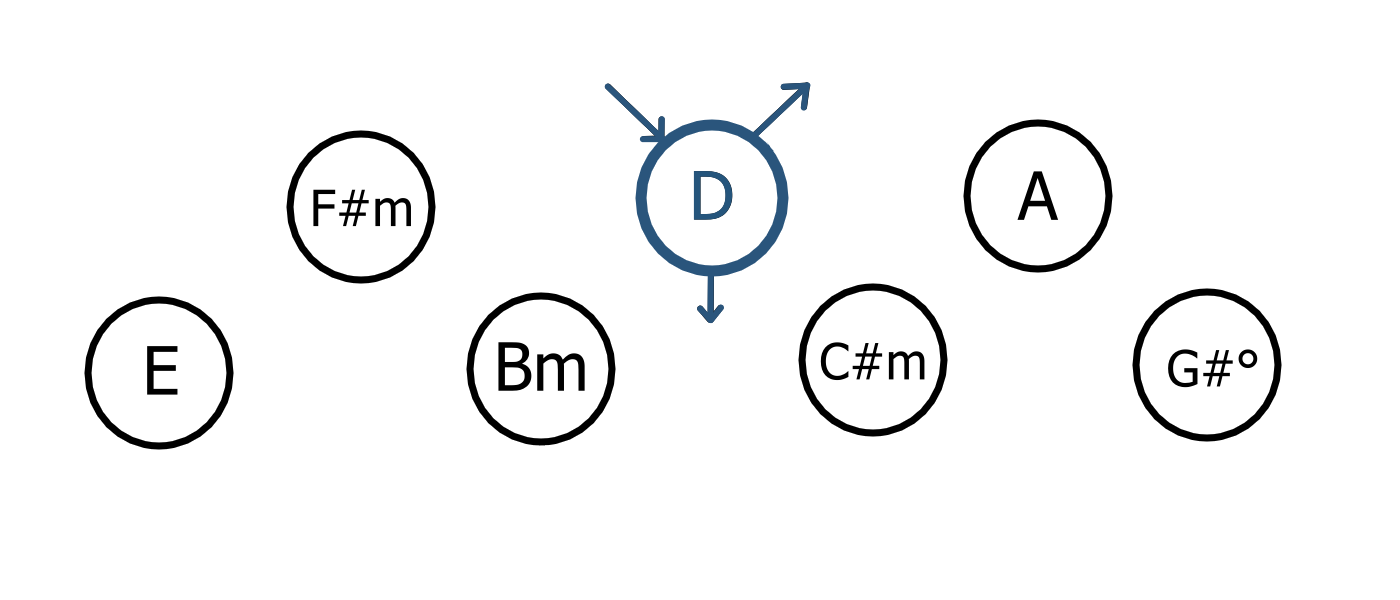
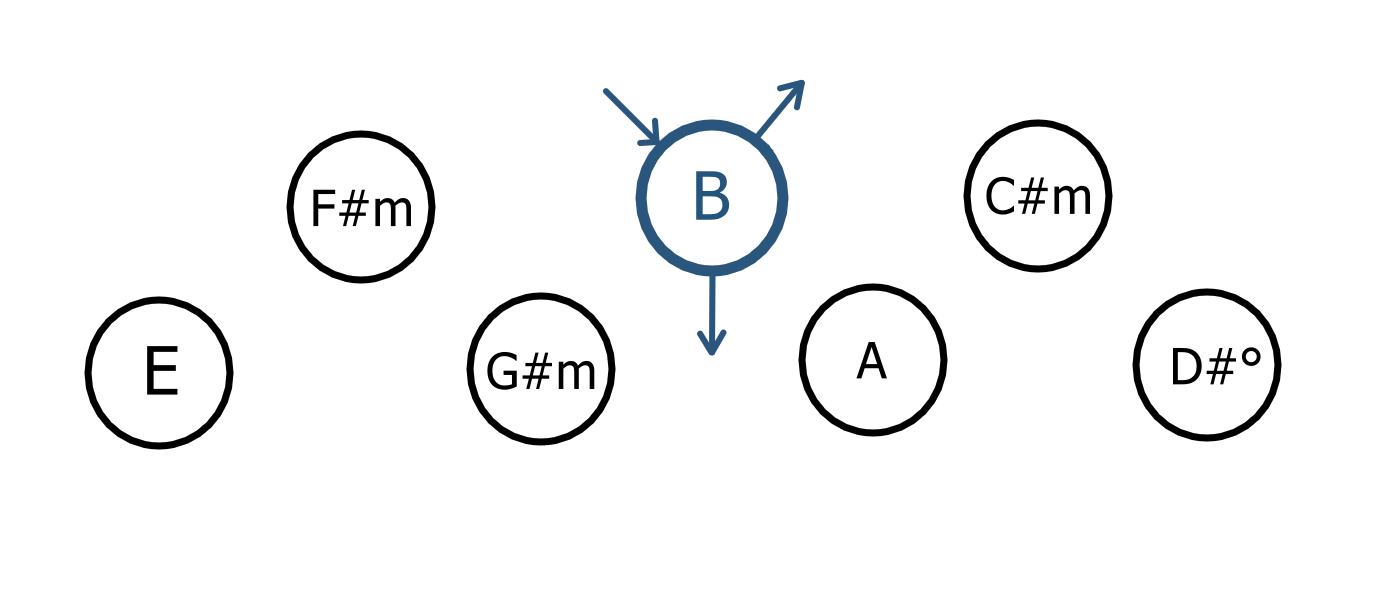
Before/after of a 1400x600 layered artwork. What changed in the layer stack:
painted on "Ring" (1st of 7, in "7" › "Unselected") over (1088, 188, 1261, 388)
painted on "Ring" (2nd of 7, in "6" › "Unselected") over (986, 171, 1091, 220)
painted on "Ring" (3rd of 7, in "5" › "Unselected") over (704, 276, 925, 381)
painted on "Paint Layer 7" over (576, 79, 832, 384)
hid group "Unselected" (4th of 7, in "4") (3 layers) over (576, 79, 832, 384)
painted on "Paint Layer 6" over (576, 79, 832, 384)
painted on "Ring" (4th of 7, in "4" › "Unselected") over (576, 79, 832, 376)
painted on "Ring" (5th of 7, in "3" › "Unselected") over (487, 342, 595, 391)
